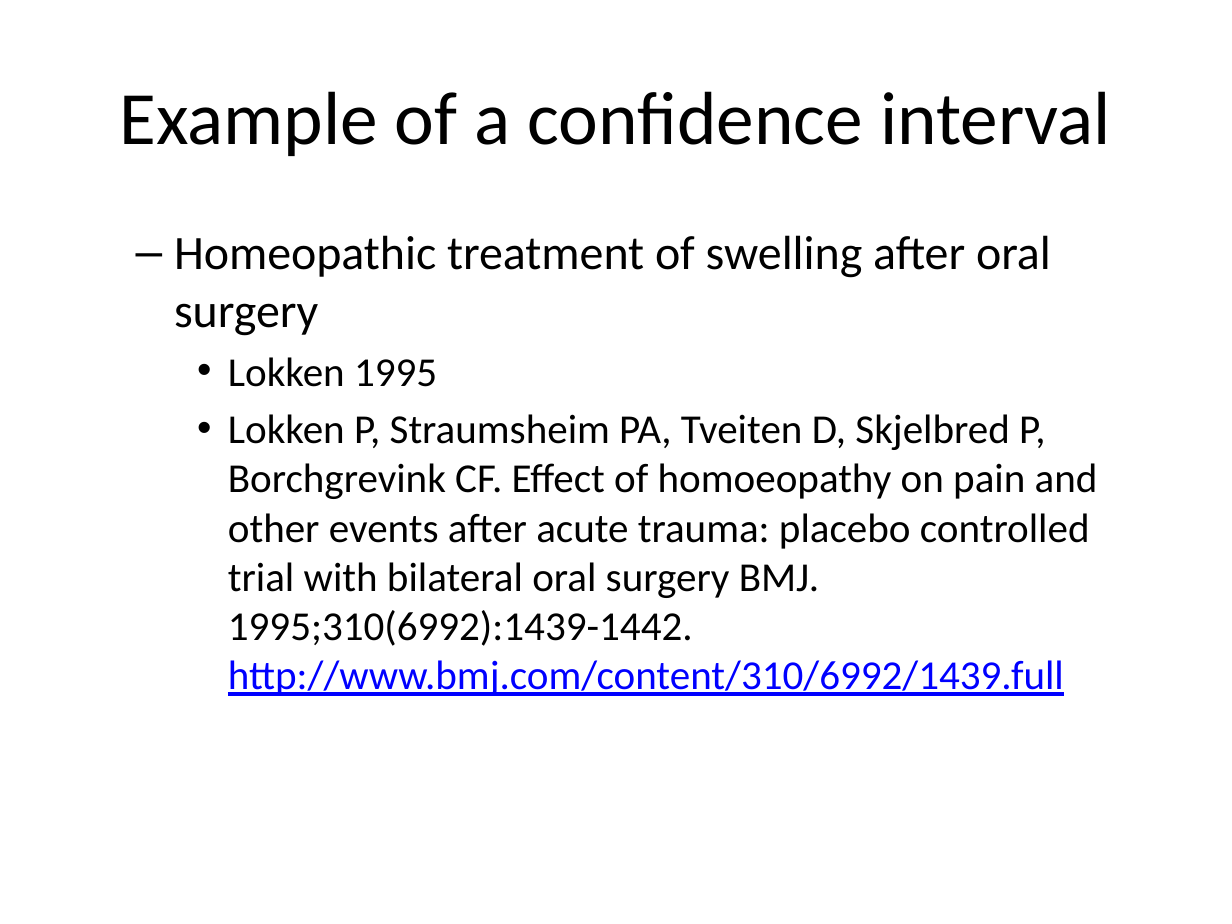
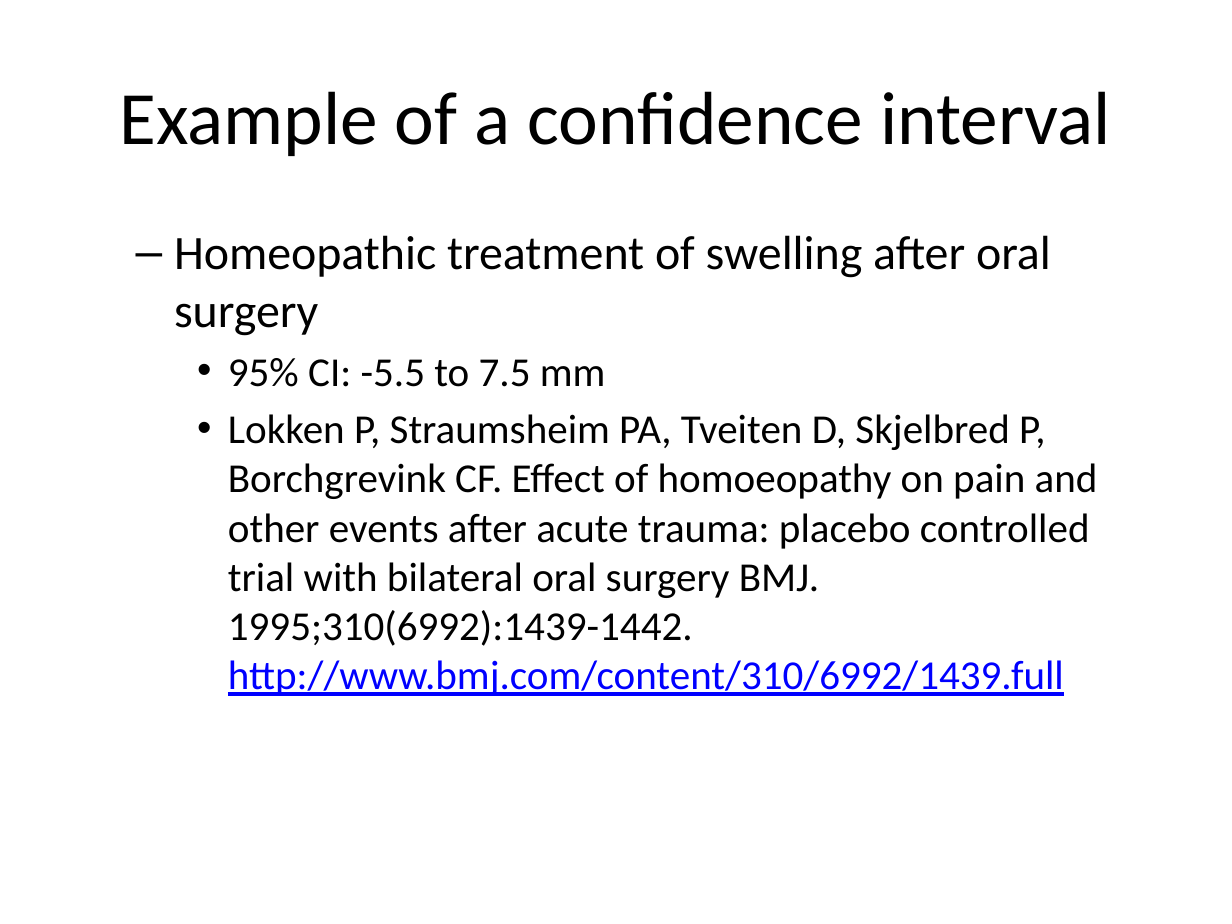
Before and after one commit to classes-medb/5510, a slide deck: slide 30 of src/video-12-hypothesis-testing.pptx. Drawn at 1232x924 pixels with LibreOffice and Linux fonts; fonts in the diff are those of the drawing. Boxes give left, top, right and bottom in pixels: in the first picture for what was removed or moved away, otherwise in the second. Text is boxed around its words. In the diff, an @@ line names an element or a change of style, - is before the commit and + after.

```diff
--- a/src/video-12-hypothesis-testing.pptx
+++ b/src/video-12-hypothesis-testing.pptx
@@ text at (228, 358, 606, 387): text changed @@
-    • Lokken 1995
+    • 95% CI: -5.5 to 7.5 mm
```
Also in this commit, not shown: 8 other slides changed, 33 slides added, 3 slides removed, 21 other files.
